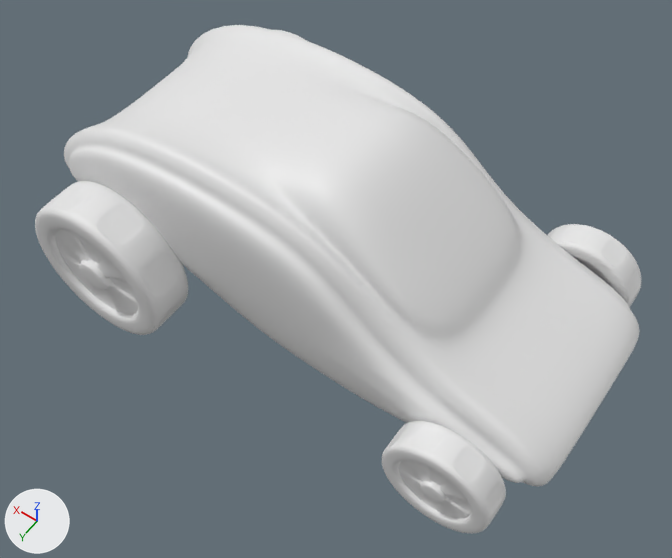
One commit to the FBX model CarGliatorReal/Assets/models/cars/smooth car.fbx: the scene before it, then after it.
Both versions are drawn from a 50 mm lens placed at (-1.59, 2.36, 3.71), pointed at (-0.04, 0.18, 0.29). Lighting does not change. The marker at lower left points along +X, +Y and +Z. Where no turn or scale is listed for an object, it has been applied to the vertices.

The older version as bpy lines, for what is in view:
```python
me_circle_002 = bpy.data.meshes.new('Circle.002')
me_circle_002.from_pydata(...)  # 3987 vertices, 4032 faces; spans x -0.263..0.263, y -0.094..0.094, z -0.264..0.263
me_circle_003 = bpy.data.meshes.new('Circle.003')
me_circle_003.from_pydata(...)  # 3987 vertices, 4032 faces; spans x -0.389..0.389, y -0.138..0.138, z -0.39..0.389
me_circle_004 = bpy.data.meshes.new('Circle.004')
me_circle_004.from_pydata(...)  # 3987 vertices, 4032 faces; spans x -0.263..0.263, y -0.094..0.094, z -0.264..0.263
me_plane = bpy.data.meshes.new('Plane')
me_plane.from_pydata(...)  # 9567 vertices, 9616 faces; spans x -1.17..1.55, y -0.6..0.6, z -0.42..0.58
ob_circle_001 = bpy.data.objects.new('Circle.001', me_circle_002)
ob_circle_001.location = (-0.932, -0.663, 0.11)
ob_circle_002 = bpy.data.objects.new('Circle.002', me_circle_003)
ob_circle_002.location = (0.917, 0.691, 0.263)
ob_circle_003 = bpy.data.objects.new('Circle.003', me_circle_004)
ob_circle_003.location = (-0.932, 0.668, 0.11)
ob_plane = bpy.data.objects.new('Plane', me_plane)
ob_plane.location = (-0.152, 0.0, 0.429)
```
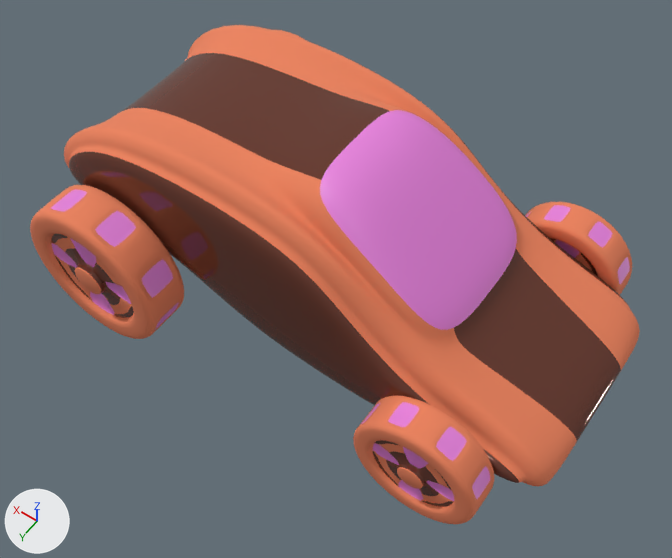
Location of each change, (x1, y1, x2, y2) in pixels of the pictures (672 x 558 px):
'Circle.002', reshaped, moved
    before: (35, 181, 188, 335)
    after: (30, 185, 184, 339)
'Circle.001', reshaped, moved
    before: (547, 224, 641, 307)
    after: (353, 395, 494, 524)
'Circle.003', deleted
    before: (382, 421, 506, 534)
'Circle.008', added (orange)
    after: (525, 202, 632, 295)
    faces in mat_material_001 (orange #eb825c): (525, 202, 632, 295)
    faces in mat_material_002 (pink #e781dd): (526, 205, 630, 284)
part 1 of me_plane, recoloured (white to orange)
    both: (64, 25, 640, 486)
part 2 of me_plane, recoloured (grey to pink)
    both: (320, 110, 517, 330)
part 3 of me_plane, recoloured (white to brown)
    both: (69, 53, 628, 483)
part 5 of me_circle_003, built on
    after: (46, 192, 176, 328)
part 6 of me_circle_003, deleted
    before: (80, 266, 103, 290)
part 7 of me_circle_003, recoloured (white to orange)
    before: (35, 181, 188, 335)
    after: (30, 185, 184, 339)
part 8 of me_circle_003, recoloured
    before: (56, 186, 183, 326)
    after: (51, 189, 179, 330)
part 9 of me_circle_003, recoloured
    before: (56, 230, 138, 314)
    after: (51, 234, 134, 318)

Diff of the bpy script that builds the scene:
```diff
--- a/CarGliatorReal/Assets/models/cars/smooth car.fbx.py
+++ b/CarGliatorReal/Assets/models/cars/smooth car.fbx.py
@@ me_circle_003 @@
-me_circle_003.from_pydata(...)  # 3987 vertices, 4032 faces; spans x -0.389..0.389, y -0.138..0.138, z -0.39..0.389
+me_circle_003.from_pydata(...)  # 4000 vertices, 3938 faces; spans x -0.389..0.389, y -0.136..0.136, z -0.39..0.389
+# me_circle_003 part 5: 49 vertices removed from x -0.356..0.356, y 0.0, z -0.357..0.356; 192 vertices added at x -0.389..0.389, y -0.022..0.022, z -0.39..0.389
+# me_circle_003 part 6: 65 vertices removed from x -0.06..0.06, y 0.137..0.138, z -0.06..0.059
+# me_circle_003 part 7: 2534 faces spanning x -0.389..0.389, y -0.136..0.136, z -0.39..0.388 switch from no material to mat_material_001 (orange #eb825c)
+# me_circle_003 part 8: 366 faces spanning x -0.372..0.372, y -0.102..0.102, z -0.373..0.372 switch from no material to mat_material_002 (pink #e781dd)
+# me_circle_003 part 9: 652 faces spanning x -0.26..0.261, y -0.128..0.128, z -0.252..0.251 switch from no material to mat_material_004 (brown #643122)
@@ me_plane @@
-me_plane.from_pydata(...)  # 9567 vertices, 9616 faces; spans x -1.17..1.55, y -0.6..0.6, z -0.42..0.58
+me_plane.from_pydata(...)  # 9314 vertices, 9312 faces; spans x -1.17..1.55, y -0.6..0.6, z -0.42..0.58
+# me_plane part 1: 6956 faces spanning x -1.17..1.55, y -0.54..0.54, z -0.42..0.57 switch from no material to mat_material_001 (orange #eb825c)
+# me_plane part 2: 384 faces spanning x -0.57..0.16, y -0.37..0.37, z 0.09..0.58 switch from no material to mat_material_002 (pink #e781dd)
+# me_plane part 3: 1972 faces spanning x -1.17..1.44, y -0.6..0.6, z -0.34..0.58 switch from no material to mat_material_004 (brown #643122)
@@ me_circle_002 @@
-me_circle_002.from_pydata(...)  # 3987 vertices, 4032 faces; spans x -0.263..0.263, y -0.094..0.094, z -0.264..0.263
+me_circle_002.from_pydata(...)  # 4000 vertices, 3938 faces; spans x -0.3..0.3, y -0.105..0.105, z -0.301..0.3
+# me_circle_002 part 4: 3987 vertices removed from x -0.263..0.263, y -0.094..0.094, z -0.264..0.263; 4000 vertices added at x -0.3..0.3, y -0.105..0.105, z -0.301..0.3
+me_circle_002.materials.append(mat_material_001)  # orange #eb825c
+me_circle_002.materials.append(mat_material_002)  # pink #e781dd
+me_circle_002.materials.append(mat_material_004)  # brown #633122
@@ ob_circle_002 @@
 ob_circle_002 = bpy.data.objects.new('Circle.002', me_circle_003)
-ob_circle_002.location = (0.917, 0.691, 0.263)
+ob_circle_002.location = (0.917, 0.721, 0.263)
@@ ob_circle_001 @@
 ob_circle_001 = bpy.data.objects.new('Circle.001', me_circle_002)
-ob_circle_001.location = (-0.932, -0.663, 0.11)
+ob_circle_001.location = (-0.83, 0.671, 0.153)
@@ ob_circle_003 @@
-ob_circle_003 = bpy.data.objects.new('Circle.003', me_circle_004)
@@ ob_circle_008 @@
+ob_circle_008 = bpy.data.objects.new('Circle.008', me_circle_011)  # 4000 vertices, 3938 faces; spans x -0.3..0.3, y -0.105..0.105, z -0.301..0.3; in mat_material_001 (orange #eb825c), mat_material_002 (pink #e781dd), mat_material_004 (brown #633122)
+ob_circle_008.location = (-0.83, -0.664, 0.153)
```
